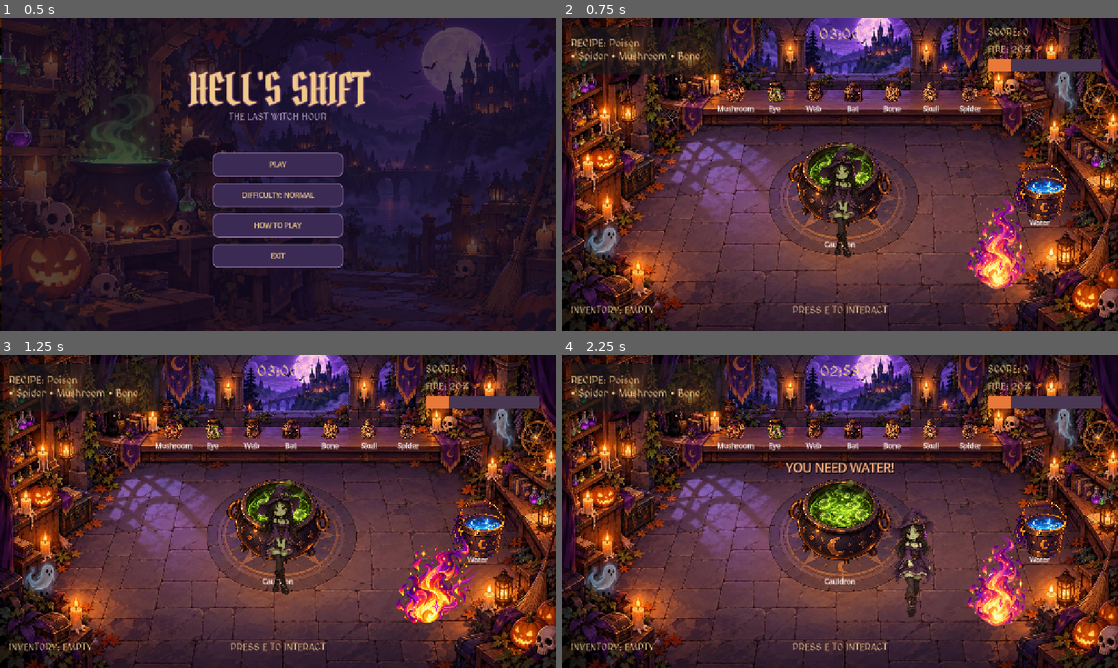
Above: before the commit, frames 1-4 (two rows, left to right).
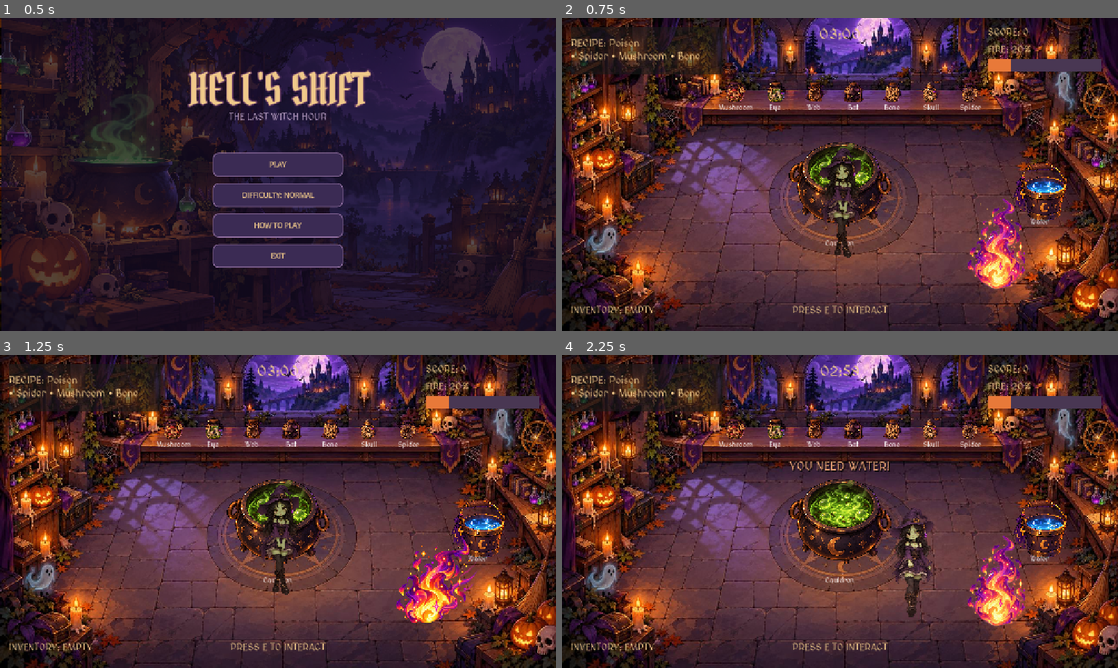
Above: after the commit, the same moments.

Repository: ryadoviy/HellsShift
Game: Godot game, scene res://main.tscn
Two runs of this game, one before a commit and one after it. Both use one fixed random seed, a clock stepped at 60 frames per second and the inputs below.
Inputs (mouse positions are in pixels of both pictures, inside the frame that each line leads up to):
- Up to frame 1 (0.5 s): no input
- Up to frame 2 (0.75 s): click "PLAY" at 0.5 s
- Up to frame 3 (1.25 s): no input
- Up to frame 4 (2.25 s): tap E (interact) at 1.25, 2, 2.1 s; move the mouse to (962, 495) at 1.27 s; hold D (move_right) 1.28-2.03 s; hold Q (drop_item) 1.28-2.03 s; click (962, 495) at 1.42 s; move the mouse to (728, 527) at 2.02 s; hold S (move_down) from 2.03 s (still down)

Frame 1 is identical in both runs. In frame 2, 0.5% of the frame differs, in the area x 28-88%, y 27-74%; in frame 3, 0.5%; in frame 4, 1.1%.

Commit message:
Use shared font for gameplay messages
Co-authored-by: Copilot <223556219+Copilot@users.noreply.github.com>

Diff:
--- a/gameplay.gd
+++ b/gameplay.gd
@@ -1,6 +1,8 @@
 
 extends Node
 class_name Gameplay
+
+const UI_FONT := preload("res://assets/fonts/MedievalSharp-Regular.ttf")
 
 const ITEM_NAMES = {
 	&"mushroom": "Mushroom",
@@ -104,6 +106,7 @@
 	feedback_label.size = Vector2(800, 50)
 	feedback_label.horizontal_alignment = HORIZONTAL_ALIGNMENT_CENTER
 	feedback_label.mouse_filter = Control.MOUSE_FILTER_IGNORE
+	feedback_label.add_theme_font_override("font", UI_FONT)
 	feedback_label.add_theme_font_size_override("font_size", 28)
 	feedback_label.add_theme_color_override(
 		"font_shadow_color", Color.BLACK
--- a/interactable.gd
+++ b/interactable.gd
@@ -1,5 +1,7 @@
 extends Node2D
 class_name GameInteractable
+
+const UI_FONT := preload("res://assets/fonts/MedievalSharp-Regular.ttf")
 
 signal interacted(target: GameInteractable, actor: Node)
 
@@ -37,6 +39,7 @@
 	caption.size = Vector2(130, 30)
 	caption.horizontal_alignment = HORIZONTAL_ALIGNMENT_CENTER
 	caption.mouse_filter = Control.MOUSE_FILTER_IGNORE
+	caption.add_theme_font_override("font", UI_FONT)
 
 	match kind:
 		Kind.CAULDRON:
